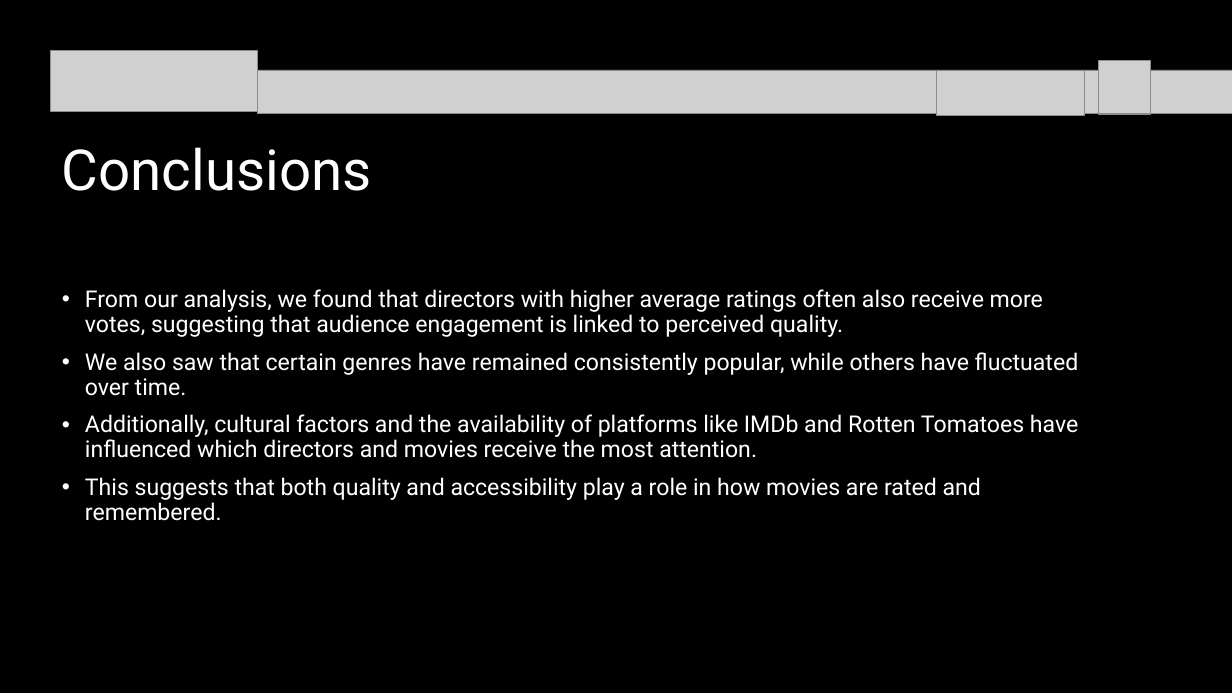
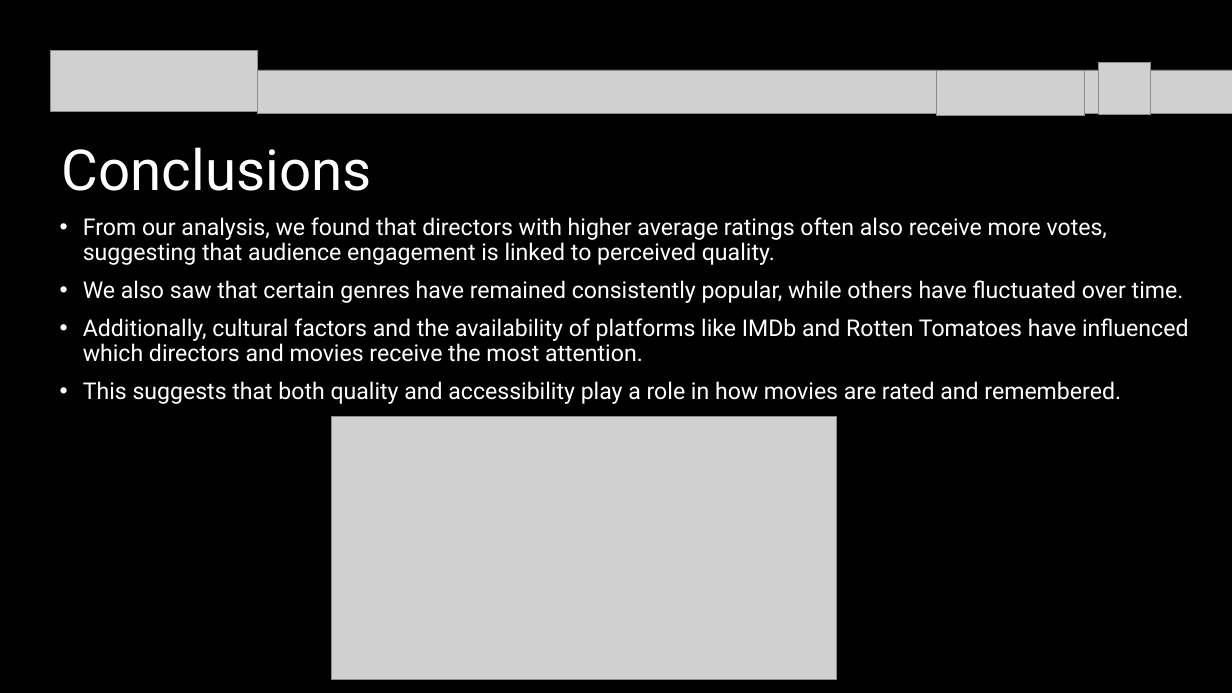
Before and after one commit to ajmonte0920/BootCamp24-project-4-group-08, a slide deck: slide 9 of Project 4_Group 8_Slide Deck.pptx. Drawn at 1232x693 pixels with LibreOffice and Linux fonts; fonts in the diff are those of the drawing; grey boxes stand for pictures. Boxes give left, top, right and bottom in pixels: in the first picture for what was removed or moved away, otherwise in the second. Text is boxed around its words. In the diff, an @@ line names an element or a change of style, - is before the commit and + after.

```diff
--- a/Project 4_Group 8_Slide Deck.pptx
+++ b/Project 4_Group 8_Slide Deck.pptx
@@ picture removed at bbox=[1099, 61, 1152, 114] @@
@@ text "From our analysis, we found ..." rewrapped from bbox=[85, 289, 1079, 521] to bbox=[83, 217, 1189, 404] @@
@@ picture added at bbox=[332, 417, 836, 680] @@
```
Also in this commit, not shown: 5 other slides changed, 1 slide added, 2 other files.
